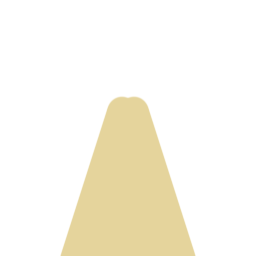
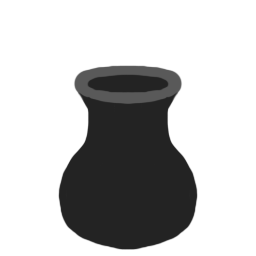
Before/after of a (256, 256) layered artwork. What changed in the layer stack:
showed group "Towers" (8 layers) over 58, 65, 198, 256
added group "ArrowTower" (2nd of 2, in "Towers") with 1 layers in group "Towers" over 58, 65, 198, 250
added layer "Layer 4" in group "ArrowTower" over 58, 65, 198, 250
hid group "Terrain" (5 layers) over 58, 65, 198, 256
hid "Layer 3", moved it into group "Road" over 59, 95, 197, 256
